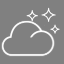
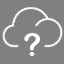
Comparing the layer stacks of the two 64px x 64px images. Changes:
added layer "?" above "SA_weather_snow" over [24, 33, 40, 56]
renamed "Livello 3" to "SA_weather_snow", painted on it over [2, 6, 63, 51]
removed layer "Livello 2" over [26, 10, 38, 22]
removed layer "Livello 4" over [41, 7, 56, 22]
hid "Livello 1", painted on it over [1, 6, 63, 57]
